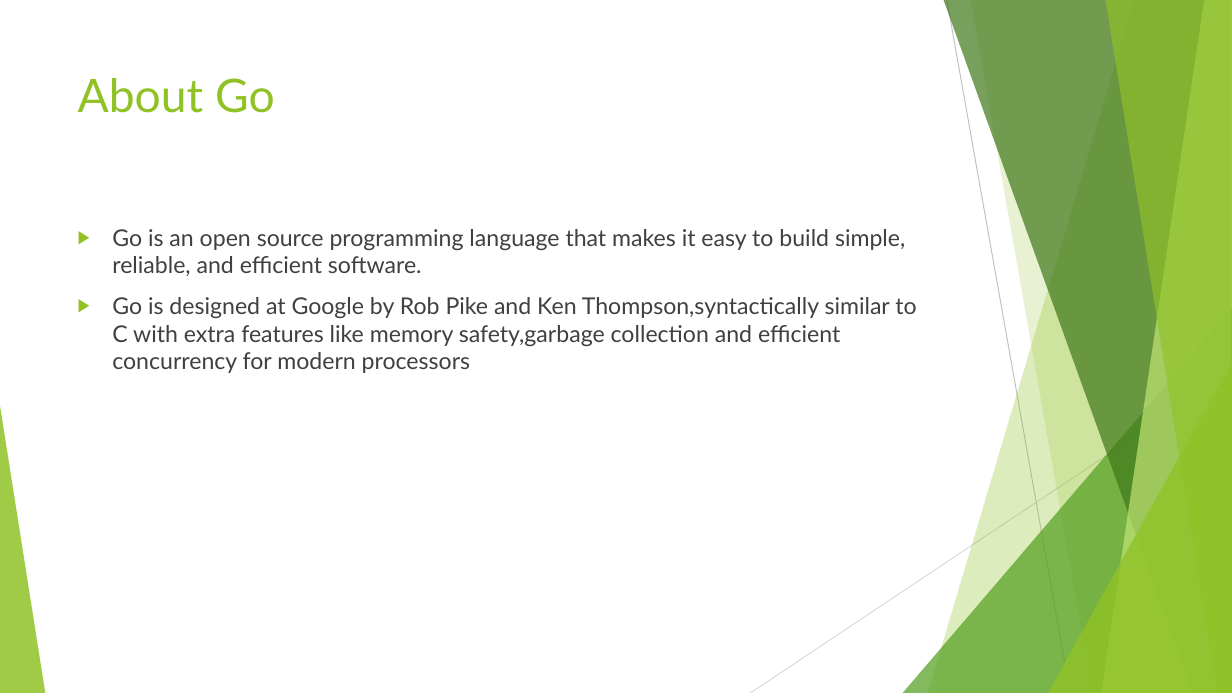
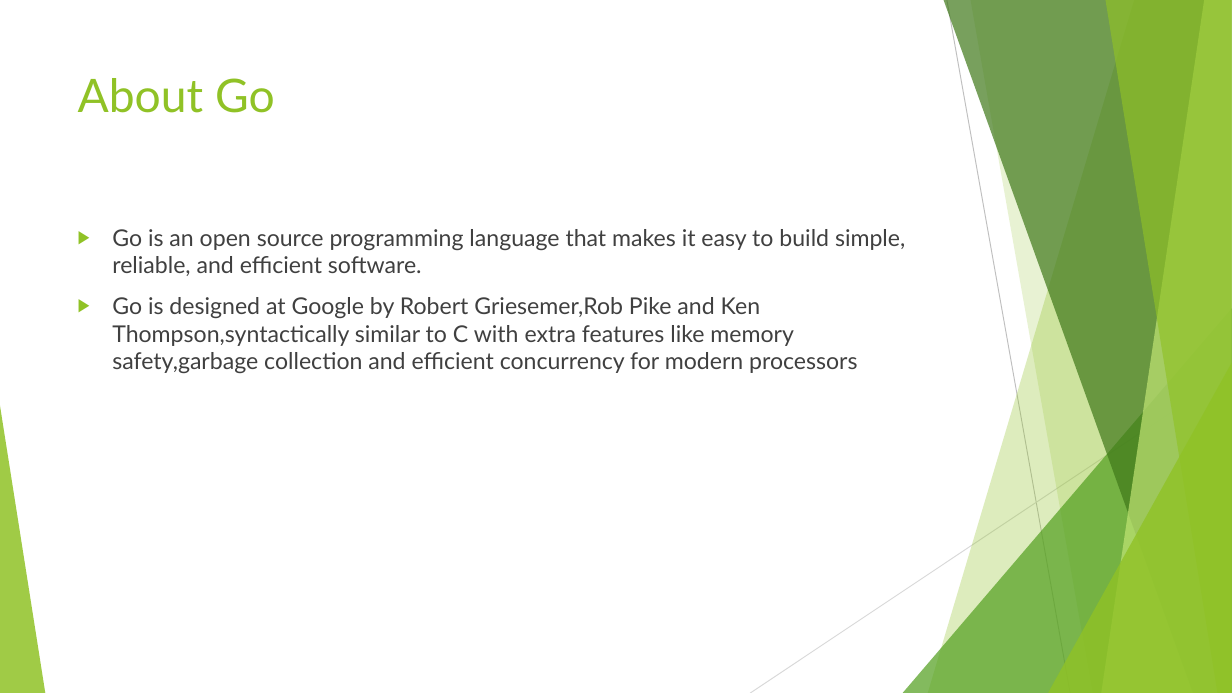
Before and after one commit to vivekdubeydeveloper/goquickstart, a slide deck: slide 3 of goquickstart.pptx. Drawn at 1232x693 pixels with LibreOffice and Linux fonts; fonts in the diff are those of the drawing. Boxes give left, top, right and bottom in pixels: in the first picture for what was removed or moved away, otherwise in the second. Text is boxed around its words. In the diff, an @@ line names an element or a change of style, - is before the commit and + after.

```diff
--- a/goquickstart.pptx
+++ b/goquickstart.pptx
@@ text at [112, 297, 857, 373]: text changed @@
-▶ Go is designed at Google by Rob Pike and Ken Thompson,syntactically similar to C with extra features like memory safety,garbage collection and efficient concurrency for modern processors
+▶ Go is designed at Google by Robert Griesemer,Rob Pike and Ken Thompson,syntactically similar to C with extra features like memory safety,garbage collection and efficient concurrency for modern processors
```
Also in this commit, not shown: 1 other slide changed, 5 slides added, 3 other files.
